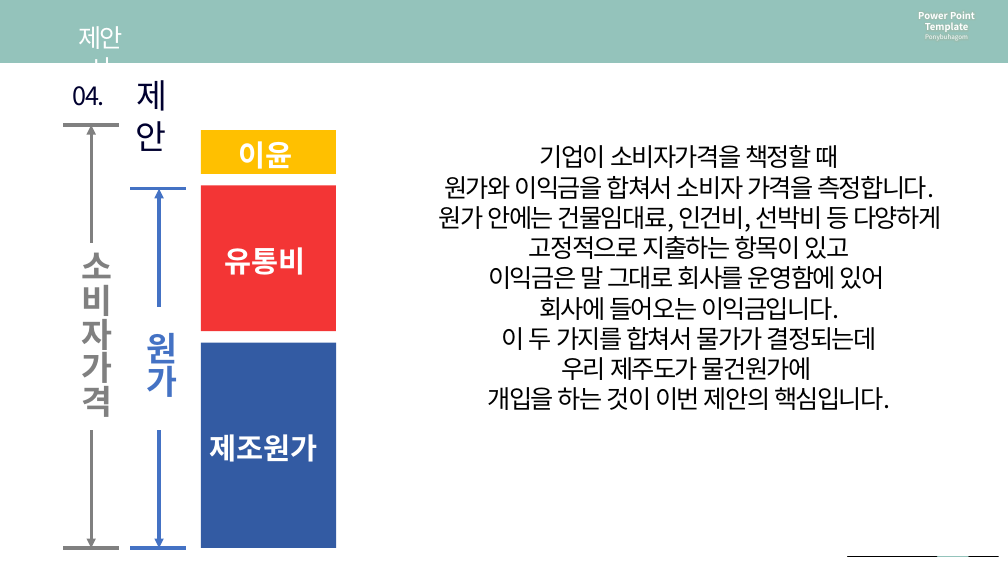
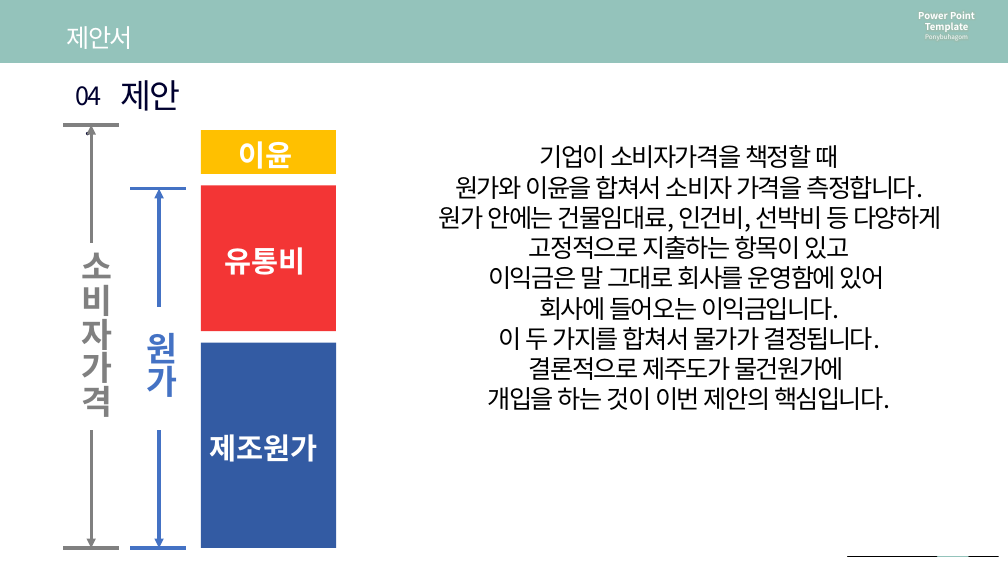
Before and after one commit to so-jeong0127/6-project, a slide deck: slide 23 of 6조 최종 PPT.pptx (slide 21 before the commit). Drawn at 1008x567 pixels with LibreOffice and Linux fonts; fonts in the diff are those of the drawing. Boxes give left, top, right and bottom in pixels: in the first picture for what was removed or moved away, otherwise in the second. Text is boxed around its words. In the diff, an @@ line names an element or a change of style, - is before the commit and + after.

```diff
--- a/6조 최종 PPT.pptx
+++ b/6조 최종 PPT.pptx
@@ text "제안서" rewrapped from bbox=[78, 26, 123, 63] to bbox=[67, 26, 133, 49] @@
@@ text "04." rewrapped from bbox=[73, 86, 105, 106] to bbox=[75, 86, 101, 106] @@
@@ text "제안" rewrapped from bbox=[135, 80, 167, 151] to bbox=[121, 80, 181, 111] @@
@@ text at bbox=[455, 176, 924, 199]: text changed @@
-원가와 이익금을 합쳐서 소비자 가격을 측정합니다.
+원가와 이윤을 합쳐서 소비자 가격을 측정합니다.
@@ text at bbox=[498, 327, 880, 380]: text changed @@
-이 두 가지를 합쳐서 물가가 결정되는데
-우리 제주도가 물건원가에
+이 두 가지를 합쳐서 물가가 결정됩니다.
+결론적으로 제주도가 물건원가에
```
Also in this commit, not shown: 9 other slides changed, 4 slides added, 3 slides removed, 13 other files.
